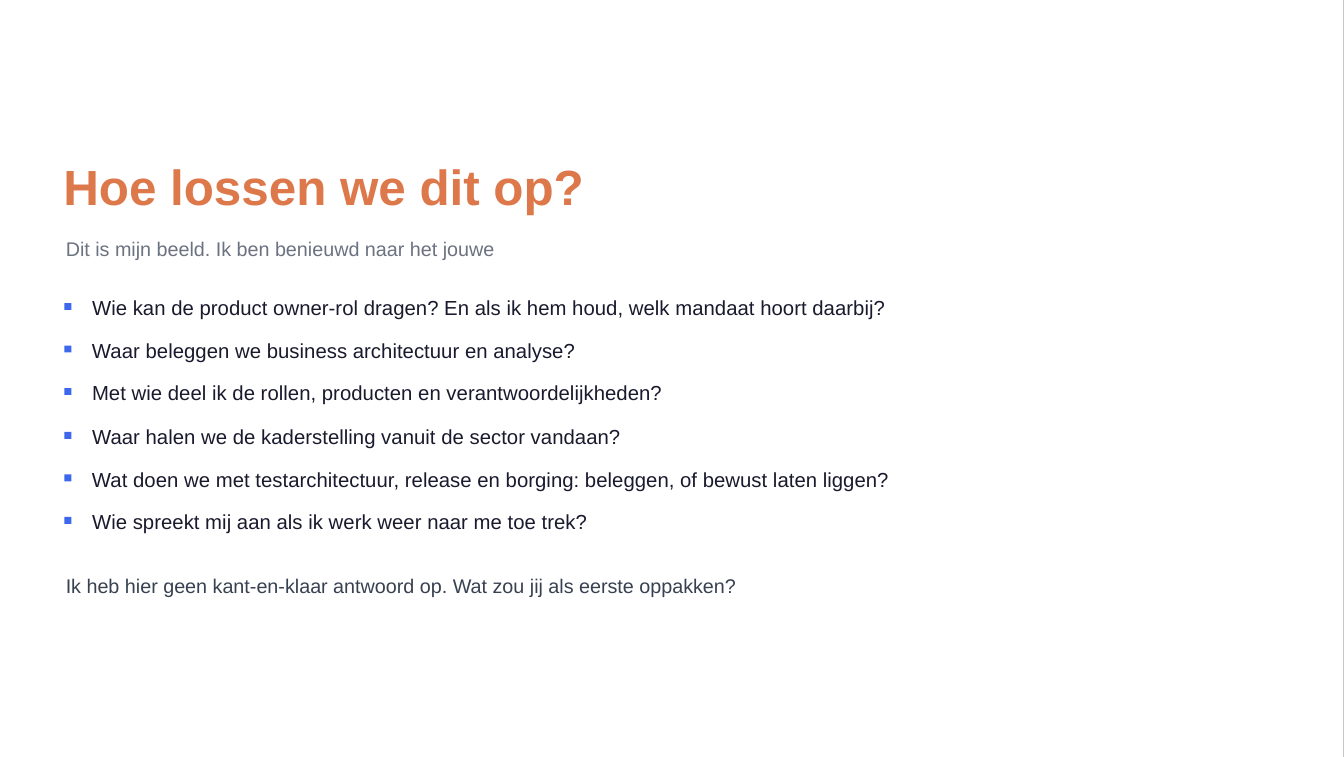
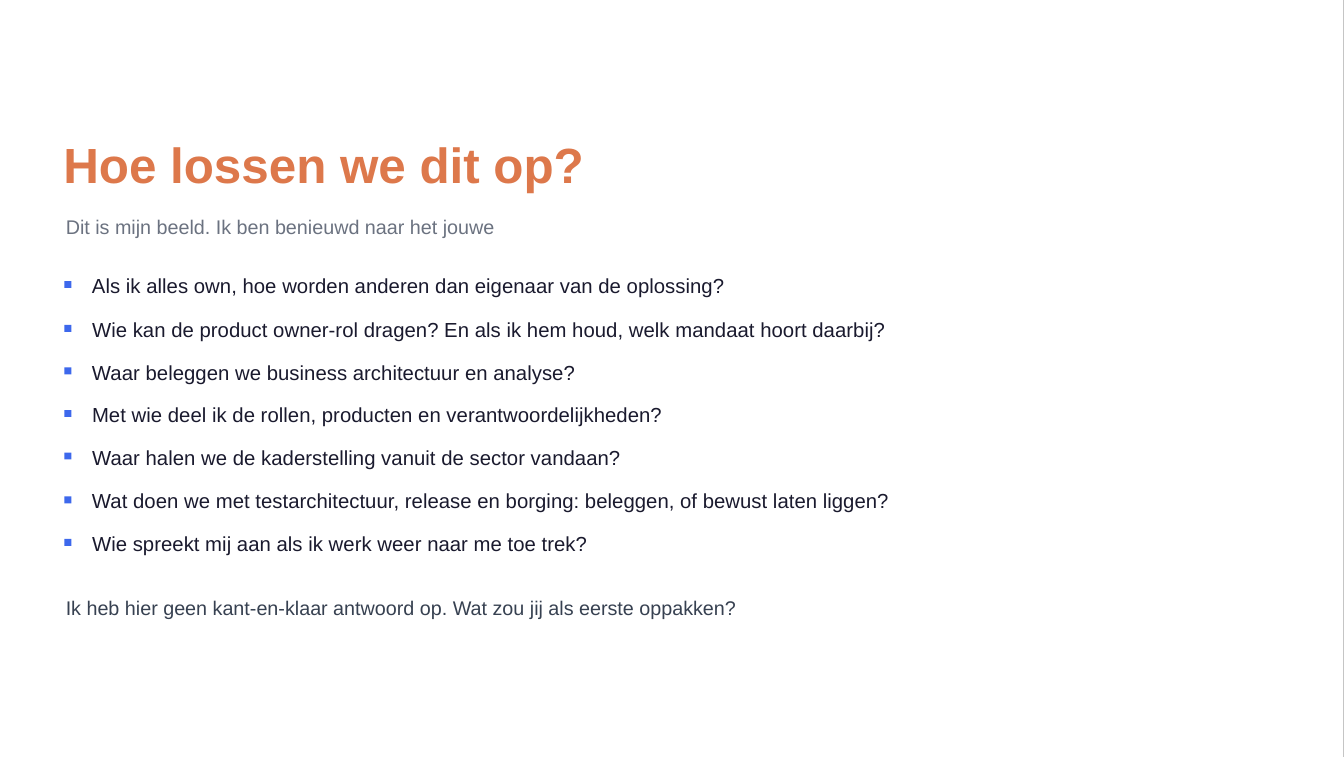
Before and after one commit to Npuls-OKx/meta, a slide deck: slide 16 of presentaties/export/260903_rollen/260903_rollen.pptx. Drawn at 1344x757 pixels with LibreOffice and Linux fonts; fonts in the diff are those of the drawing; background and template pictures are left out. Boxes give left, top, right and bottom in pixels: in the first picture for what was removed or moved away, otherwise in the second. Text is boxed around its words. In the diff, an @@ line names an element or a change of style, - is before the commit and + after.

```diff
--- a/presentaties/export/260903_rollen/260903_rollen.pptx
+++ b/presentaties/export/260903_rollen/260903_rollen.pptx
@@ 2 texts, 2 freeform shapes: place and size @@
-2 texts, 2 freeform shapes at box(63, 169, 583, 351)
+2 texts, 2 freeform shapes at box(63, 147, 583, 332)
@@ text added at box(92, 278, 724, 298), 11.1 pt, text #1A1A2E @@
+Als ik alles own, hoe worden anderen dan eigenaar van de oplossing?
@@ freeform shape added at box(65, 367, 71, 374), fill #3D68EC @@
@@ text "Met wie deel ik de ...": place and size @@
-text "Met wie deel ik de ..." at box(92, 385, 661, 405)
+text "Met wie deel ik de ..." at box(92, 407, 661, 427)
@@ 6 texts, 4 freeform shapes: place and size @@
-6 texts, 4 freeform shapes at box(65, 300, 889, 597)
+6 texts, 4 freeform shapes at box(65, 322, 889, 619)
```
Also in this commit, not shown: 1 other slide changed, 2 other files.
